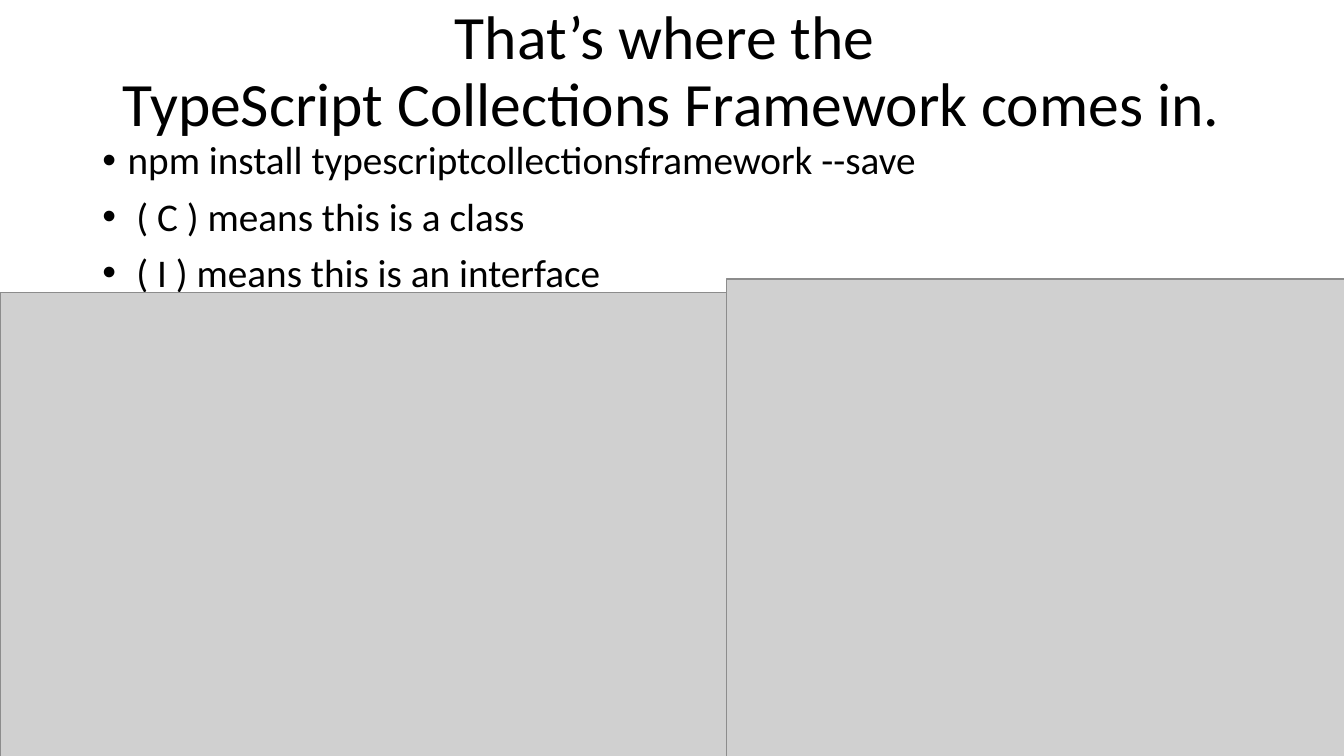
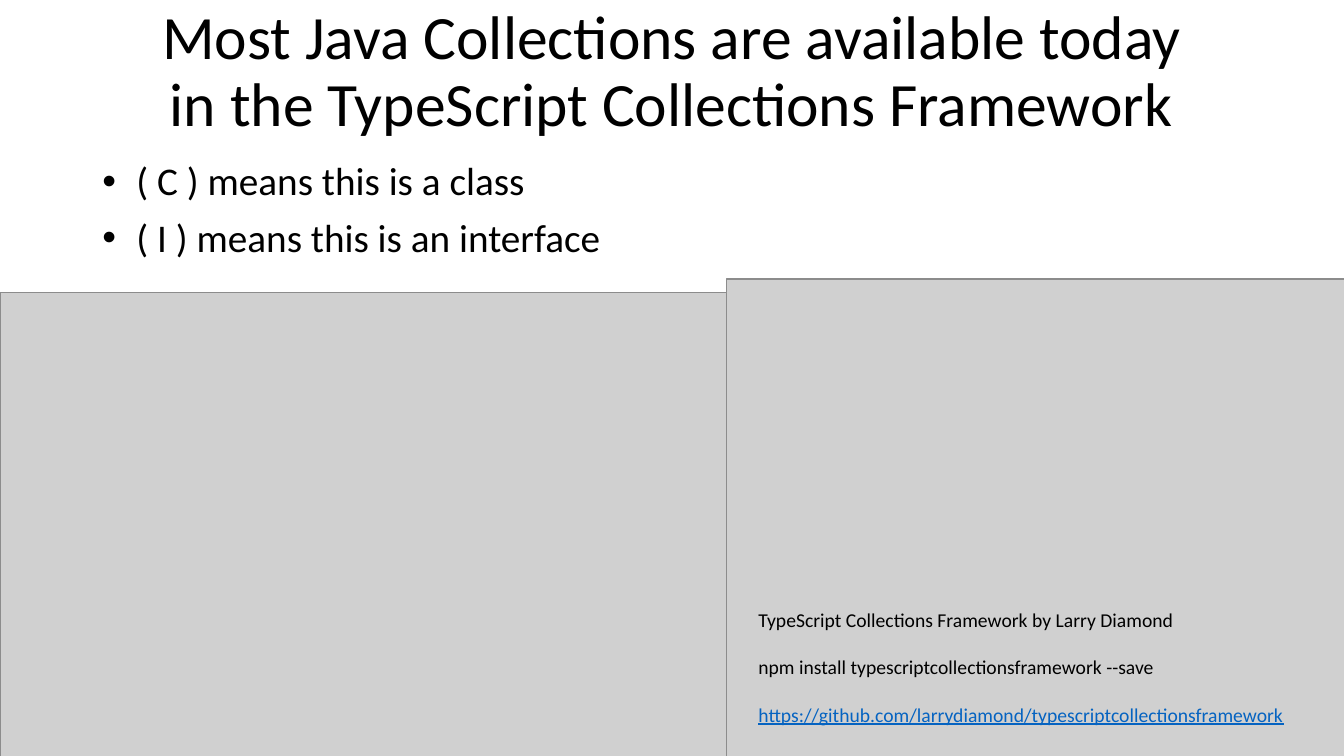
Before and after one commit to larrydiamond/typescriptcollectionsframework, a slide deck: slide 2 of IntroductionToTheTypeScriptCollectionFramework.pptx (slide 4 before the commit). Drawn at 1344x756 pixels with LibreOffice and Linux fonts; fonts in the diff are those of the drawing; grey boxes stand for pictures. Boxes give left, top, right and bottom in pixels: in the first picture for what was removed or moved away, otherwise in the second. Text is boxed around its words. In the diff, an @@ line names an element or a change of style, - is before the commit and + after.

```diff
--- a/IntroductionToTheTypeScriptCollectionFramework.pptx
+++ b/IntroductionToTheTypeScriptCollectionFramework.pptx
@@ title at bbox=[162, 16, 1180, 136]: text changed @@
-That’s where the
-TypeScript Collections Framework comes in.
+Most Java Collections are available today
+in the TypeScript Collections Framework
@@ text at bbox=[128, 146, 915, 181]: paragraph removed @@
-• npm install typescriptcollectionsframework --save
@@ text "( C ) means this ...": place and size @@
-text "( C ) means this ..." at bbox=[128, 146, 915, 297]
+text "( C ) means this ..." at bbox=[157, 167, 600, 253]
@@ text added at bbox=[758, 613, 1282, 726], 14 pt, text #000000 @@
+TypeScript Collections Framework by Larry Diamond
+npm install typescriptcollectionsframework --save
+https://github.com/larrydiamond/typescriptcollectionsframework
```
Also in this commit, not shown: 2 other slides changed, 6 slides added, 4 slides removed.
